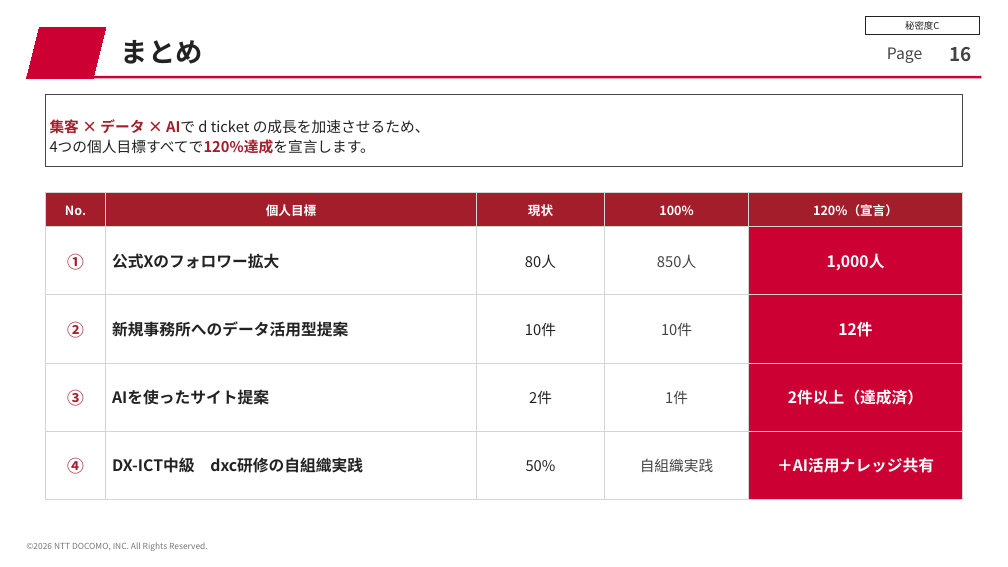
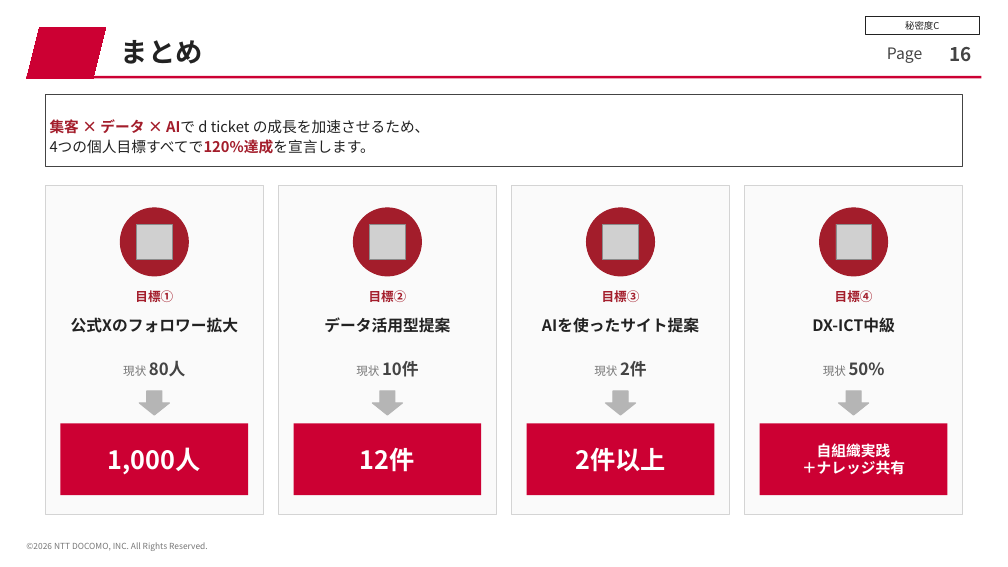
Before and after one commit to keita324/X_check, a slide deck: slide 16 of mokuhyo_sengen_FY26H2.pptx. Drawn at 1008x567 pixels with LibreOffice and Linux fonts; fonts in the diff are those of the drawing; grey boxes stand for pictures. Boxes give left, top, right and bottom in pixels: in the first picture for what was removed or moved away, otherwise in the second. Text is boxed around its words. In the diff, an @@ line names an element or a change of style, - is before the commit and + after.

```diff
--- a/mokuhyo_sengen_FY26H2.pptx
+++ b/mokuhyo_sengen_FY26H2.pptx
@@ table removed at box(45, 193, 963, 478), 5 rows, 5 columns @@
-No. | 個人目標 | 現状 | 100% | 120%（宣言）
-① | 公式Xのフォロワー拡大 | 80人 | 850人 | 1,000人
-② | 新規事務所へのデータ活用型提案 | 10件 | 10件 | 12件
-③ | AIを使ったサイト提案 | 2件 | 1件 | 2件以上（達成済）
-④ | DX-ICT中級 dxc研修の自組織実践 | 50% | 自組織実践 | ＋AI活用ナレッジ共有
@@ rectangle added at box(45, 185, 263, 514), fill #FAFAFA, outline #D4D4D4 0.75 pt @@
@@ ellipse added at box(120, 208, 188, 276), fill #A31D2B, outline #A31D2B 1 pt @@
@@ rectangle added at box(278, 185, 496, 514), fill #FAFAFA, outline #D4D4D4 0.75 pt @@
@@ ellipse added at box(353, 208, 421, 276), fill #A31D2B, outline #A31D2B 1 pt @@
@@ rectangle added at box(512, 185, 730, 514), fill #FAFAFA, outline #D4D4D4 0.75 pt @@
@@ ellipse added at box(587, 208, 655, 276), fill #A31D2B, outline #A31D2B 1 pt @@
@@ rectangle added at box(745, 185, 963, 514), fill #FAFAFA, outline #D4D4D4 0.75 pt @@
@@ ellipse added at box(820, 208, 888, 276), fill #A31D2B, outline #A31D2B 1 pt @@
@@ picture added at box(137, 225, 172, 260) @@
@@ picture added at box(370, 225, 405, 260) @@
@@ picture added at box(603, 225, 638, 260) @@
@@ picture added at box(836, 225, 872, 260) @@
@@ text added at box(135, 290, 173, 302), 12 pt, text #A31D2B, bold @@
+目標①
@@ text added at box(369, 290, 407, 302), 12 pt, text #A31D2B, bold @@
+目標②
@@ text added at box(602, 290, 640, 302), 12 pt, text #A31D2B, bold @@
+目標③
@@ text added at box(835, 290, 873, 302), 12 pt, text #A31D2B, bold @@
+目標④
@@ text added at box(71, 317, 238, 333), 15 pt, text #222222, bold @@
+公式Xのフォロワー拡大
@@ text added at box(324, 317, 450, 333), 15 pt, text #222222, bold @@
+データ活用型提案
@@ text added at box(542, 317, 699, 333), 15 pt, text #222222, bold @@
+AIを使ったサイト提案
@@ text added at box(812, 317, 895, 333), 15 pt, text #222222, bold @@
+DX-ICT中級
@@ text added at box(123, 360, 186, 377), 16 pt, text #444444, bold @@
+現状 80人
@@ text added at box(356, 361, 419, 377), 16 pt, text #444444, bold @@
+現状 10件
@@ text added at box(594, 361, 647, 377), 11 pt, text #777777 @@
+現状 2件
@@ text added at box(823, 362, 885, 376), 16 pt, text #444444, bold @@
+現状 50%
@@ down arrow added at box(139, 391, 169, 415), fill #B5B5B5, outline #B5B5B5 1 pt @@
@@ down arrow added at box(372, 391, 402, 415), fill #B5B5B5, outline #B5B5B5 1 pt @@
@@ down arrow added at box(606, 391, 636, 415), fill #B5B5B5, outline #B5B5B5 1 pt @@
@@ down arrow added at box(839, 391, 869, 415), fill #B5B5B5, outline #B5B5B5 1 pt @@
@@ rectangle added at box(60, 423, 248, 495), fill #CC0033, 24 pt, text #FFFFFF, bold @@
+1,000人
@@ rectangle added at box(293, 423, 481, 495), fill #CC0033, 24 pt, text #FFFFFF, bold @@
+12件
@@ rectangle added at box(527, 423, 715, 495), fill #CC0033, 24 pt, text #FFFFFF, bold @@
+2件以上
@@ rectangle added at box(760, 423, 948, 495), fill #CC0033, 14 pt, text #FFFFFF, bold @@
+自組織実践
+＋ナレッジ共有
```
Also in this commit, not shown: 10 other slides changed.
